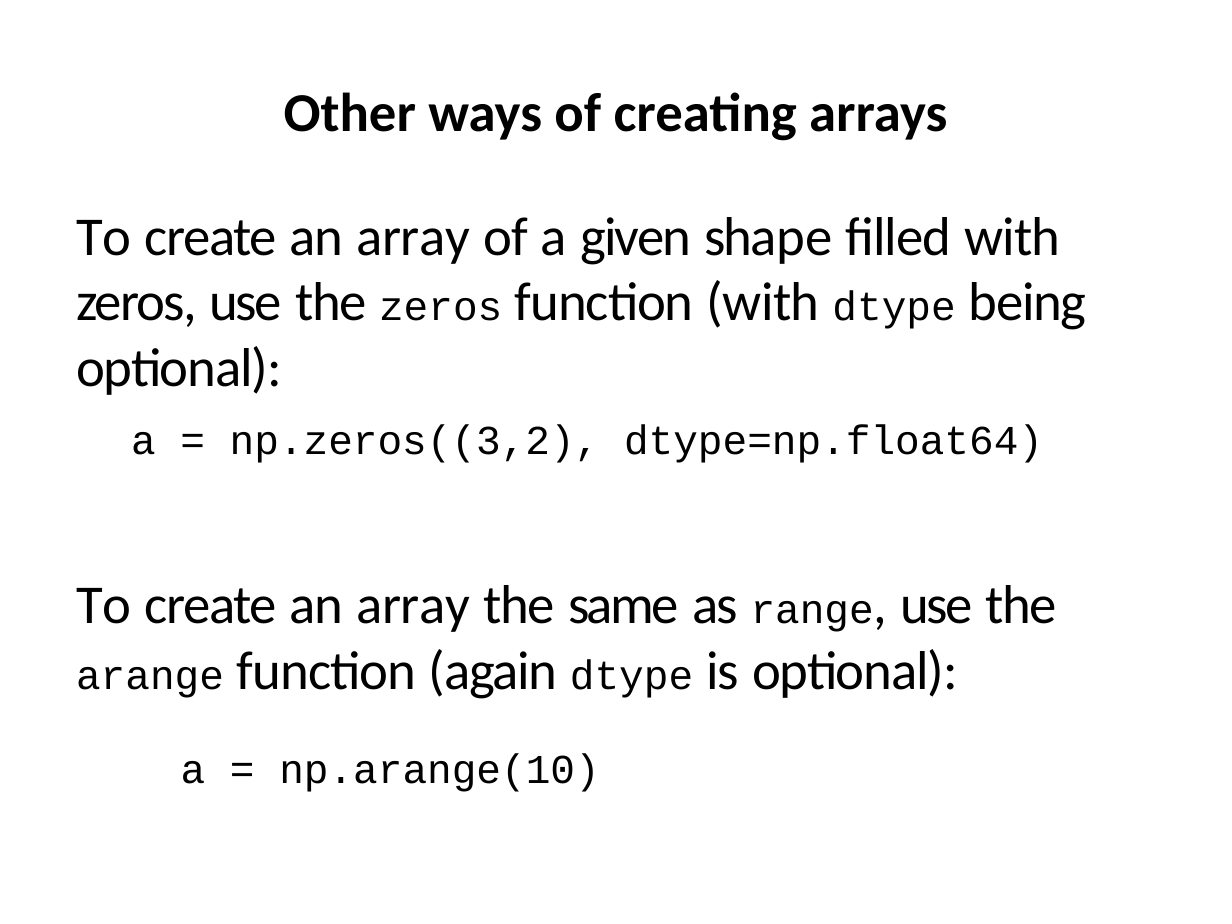
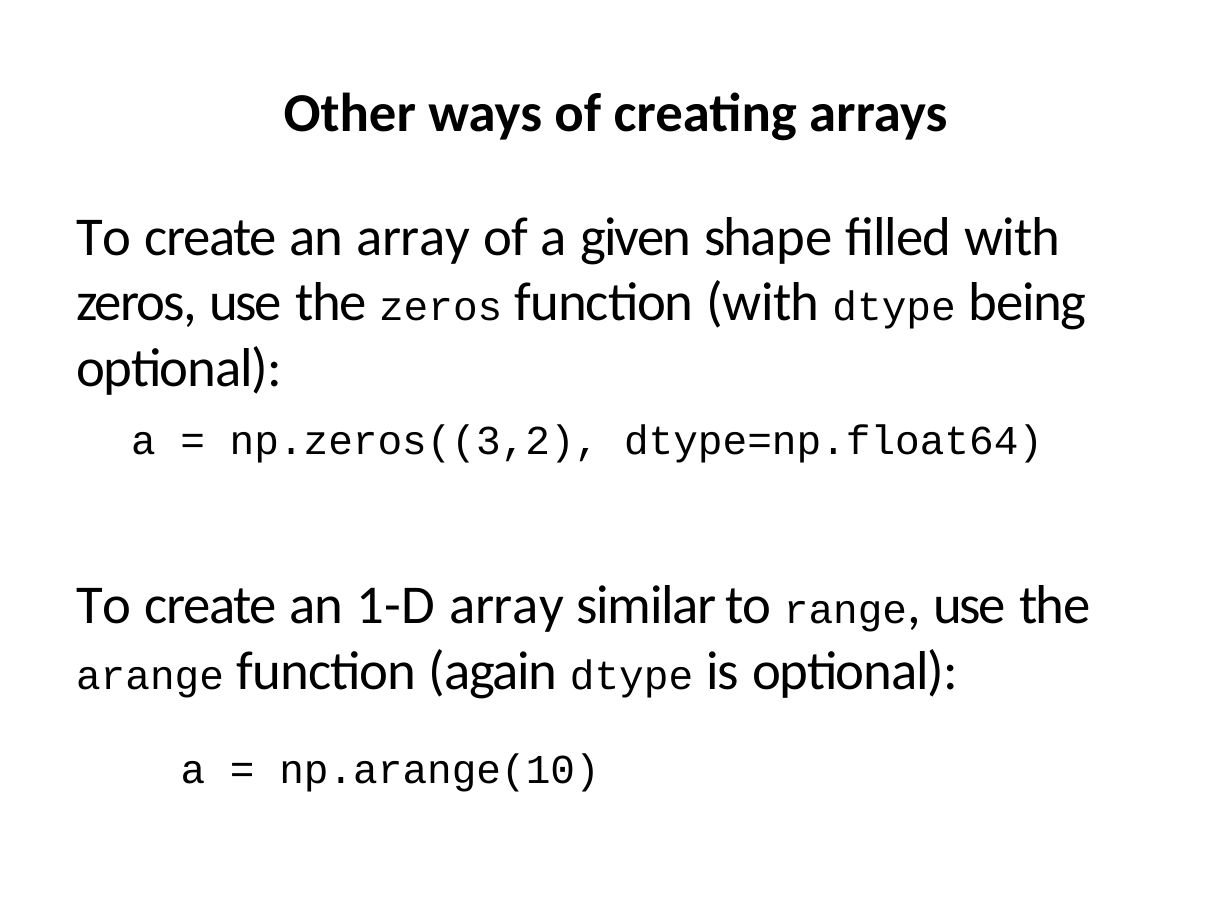
Before and after one commit to ncasuk/ncas-isc, a slide deck: slide 8 of python/presentations/handling_arrays/numpy.pptx. Drawn at 1232x924 pixels with LibreOffice and Linux fonts; fonts in the diff are those of the drawing; background and template pictures are left out. Boxes give left, top, right and bottom in pixels: in the first picture for what was removed or moved away, otherwise in the second. Text is boxed around its words. In the diff, an @@ line names an element or a change of style, - is before the commit and + after.

```diff
--- a/python/presentations/handling_arrays/numpy.pptx
+++ b/python/presentations/handling_arrays/numpy.pptx
@@ text at [76,585,1090,699]: text changed @@
-To create an array the same as range, use the arange function (again dtype is optional):
+To create an 1-D array similar to range, use the arange function (again dtype is optional):
```
Also in this commit, not shown: 3 other slides changed, 1 other file.
